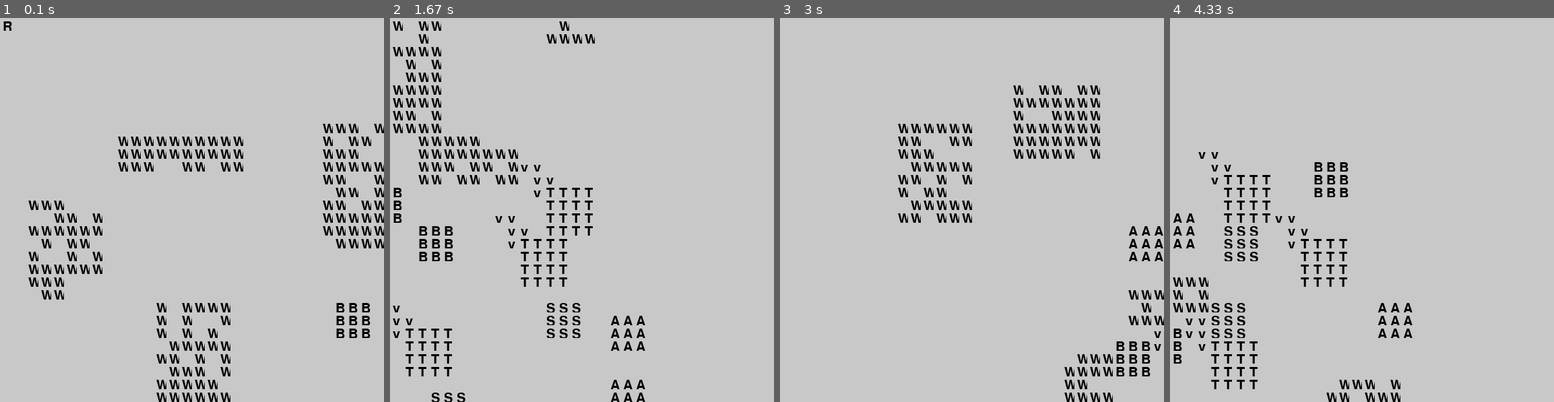
Above: before the commit, frames 1-4 (left to right).
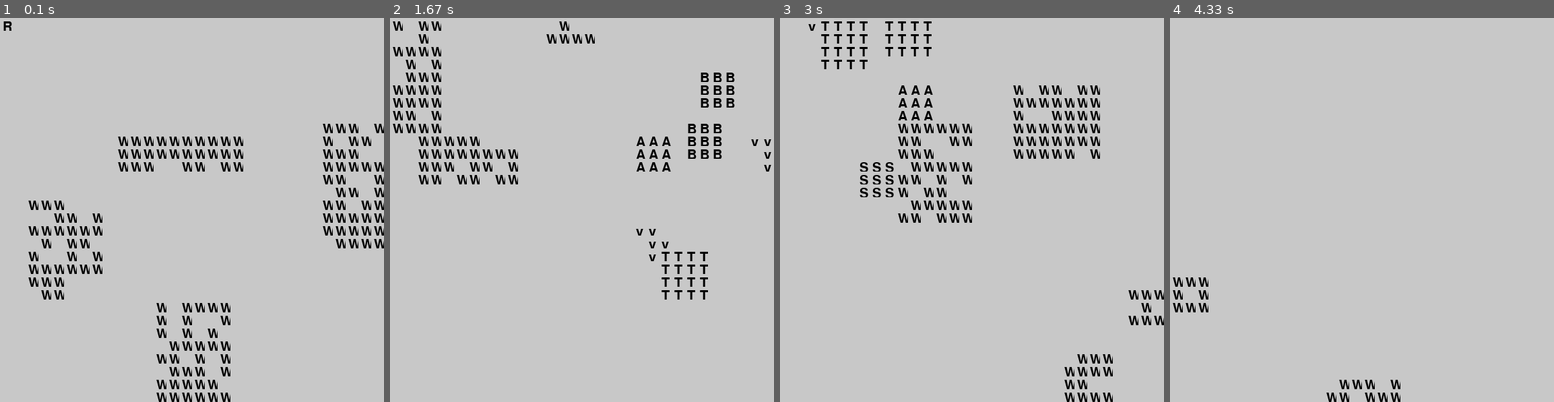
Above: after the commit, the same moments.

Repository: vstadle/AIge-of-EmpAIres
Game: pygame game, started from src/main.py
Same seed, same stepped clock (60 frames per second), same inputs: the game is played once before the commit and once after it.
Inputs:
- Up to frame 1 (0.1 s): no input
- Up to frame 2 (1.67 s): hold D 0.33-0.8 s; hold D 0.83-1.3 s; hold S 1.33-1.63 s
- Up to frame 3 (3 s): hold D 1.67-2.3 s; hold S 2.33-2.7 s; hold D from 2.73 s (still down)
- Up to frame 4 (4.33 s): release D at 3.2 s; hold D 3.23-3.7 s; tap Z at 3.3, 3.6, 3.8, 4.13 s; hold S 3.73-4.03 s; hold D from 4.07 s (still down)

The runs differ from the first frame. In frame 1, 0.4% of the frame differs, in the area x 87-97%, y 74-84%; in frame 2, 4.6%, in the area x 0-100%, y 14-100%; in frame 3, 2.1%; in frame 4, 3.1%.

Commit message:
[STADLER] Fix bug ajout des buildings et unités en passant par le controller et non par le model

Diff:
--- a/src/controller/ControllerMap.py
+++ b/src/controller/ControllerMap.py
@@ -40,7 +40,7 @@
 
         cpt = 0
         for i in position:
-            self.map.addBuilding(TownCenter(), int(i[0]), int(i[1]))
+            self.map.addBuilding(TownCenter(), int(i[0]), int(i[1]), lstPlayers[cpt])
             lstPlayers[cpt].addBuildingInitialize(TownCenter(), int(i[0]), int(i[1]))
             cpt += 1
 
--- a/src/controller/ControllerPlayer.py
+++ b/src/controller/ControllerPlayer.py
@@ -203,7 +203,7 @@
 
     def addBuildingInitialize(self, building, x, y):
         self.player.addBuilding(building)
-        self.cmap.map.addBuilding(building, x, y)
+        self.cmap.map.addBuilding(building, x, y, self)
         building.setX(x)
         building.setY(y)
 
@@ -222,7 +222,7 @@
                 if is_free:
                     print(building, " add to building queue")
                     self.player.removeResourcesForBuilding(building)
-                    self.player.getBuildingQueue().append({"building": building, "player": self.player, "start_time": time.time(), "x": x, "y": y})
+                    self.player.getBuildingQueue().append({"building": building, "player": self, "start_time": time.time(), "x": x, "y": y})
 
     def update_building(self):
         current_time = time.time()
@@ -250,7 +250,7 @@
 
                 if(is_free):
                     self.player.addBuilding(building)
-                    self.cmap.map.addBuilding(building, x, y)
+                    self.cmap.map.addBuilding(building, x, y, player)
                     building.setX(x)
                     building.setY(y)
                     self.player.getBuildingQueue().remove(item)
@@ -273,7 +273,7 @@
                     if abs(dx) == layer or abs(dy) == layer:
                         nx, ny = x + dx, y + dy
                         if self.cmap.map.is_free(nx,ny):
-                            self.cmap.map.addUnits(unit, nx, ny)
+                            self.cmap.map.addUnits(unit, nx, ny, self)
                             self.player.addUnit(unit)
                             placed = True
                             break
@@ -282,10 +282,10 @@
             if not placed:
                 layer += 1
 
-    def addUnit(self,unit, player, building):
+    def addUnit(self,unit, cplayer, building):
         start_time = time.time()
         print(unit, " add to training queue")
-        self.player.getTrainingQueue().append({"unit": unit, "player": player, "start_time": start_time, "building": building})
+        self.player.getTrainingQueue().append({"unit": unit, "player": cplayer, "start_time": start_time, "building": building})
 
     def update_training(self):
         current_time = time.time()
@@ -311,7 +311,7 @@
                             if abs(dx) == layer or abs(dy) == layer:
                                 nx, ny = x + dx, y + dy
                                 if self.cmap.map.is_free(nx,ny):
-                                    self.cmap.map.addUnits(unit, nx, ny)
+                                    self.cmap.map.addUnits(unit, nx, ny, player)
                                     self.player.addUnit(unit)
                                     placed = True
                                     print(unit , " is placed")
@@ -328,25 +328,23 @@
         villager = Villager()
         if self.player.canAffordUnit(villager):
             self.player.removeResourcesForUnit(villager)
-            self.addUnit(villager, self.player, building)
+            self.addUnit(villager, self, building)
             return 0
         return -1
 
     def trainArcher(self, building):
         archer = Archer()
         if self.player.canAffordUnit(archer):
-            self.addUnit(archer)
+            self.addUnit(archer, self, building)
             self.player.removeResourcesForUnit(archer)
-            self.cmap.addUnits(archer, self, building)
             return 0
         return -1
 
     def trainHorseman(self, building):
         horseman = Horseman()
         if self.player.canAffordUnit(horseman):
-            self.addUnit(horseman)
+            self.addUnit(horseman,self, building)
             self.player.removeResourcesForUnit(horseman)
-            self.cmap.addUnits(horseman, self, building)
             return 0
         else:
             return -1
@@ -354,9 +352,8 @@
     def trainSwordsman(self, building):
         swordsman = Swordsman()
         if self.player.canAffordUnit(swordsman):
-            self.addUnit(swordsman)
+            self.addUnit(swordsman, self, building)
             self.player.removeResourcesForUnit(swordsman)
-            self.cmap.addUnits(swordsman, self, building)
             return 0
         else:
             return -1
--- a/src/controller/UIHandler.py
+++ b/src/controller/UIHandler.py
@@ -17,7 +17,7 @@
 
         self.controllerMap.genRessources(MapType.CENTER_RESOURCES)
 
-        self.initialize("Marines", 4)
+        self.initialize("Marines", 3)
 
         self.controllerMap.setLstPlayers(self.lstPlayers)
         # Génération des ressources de la Map
@@ -62,5 +62,10 @@
 
             self.lstPlayers[0].addBuilding(Farm(), 10, 10)
 
+            self.lstPlayers[0].trainArcher(self.lstPlayers[0].getPlayer().getBuildings()[7])
+            self.lstPlayers[0].trainHorseman(self.lstPlayers[0].getPlayer().getBuildings()[6])
+            self.lstPlayers[0].trainVillager(self.lstPlayers[0].getPlayer().getBuildings()[0])
+            self.lstPlayers[0].trainSwordsman(self.lstPlayers[0].getPlayer().getBuildings()[4])
+
     def start(self):
         self.controllerMap.run()
--- a/src/model/Map.py
+++ b/src/model/Map.py
@@ -33,6 +33,8 @@
         #Liste des joueurs
         self.players = []
 
+        #Listes des couleurs
+        self.lstColor= [[None for x in range(120)] for y in range(120)]
 
         self.map = [[" " for x in range(120)] for y in range(120)]
         self.map[0][0] = 'R'
@@ -103,7 +105,7 @@
         self.mapRessources[x][y] = Ressources
         self.map[x][y] = Ressources.letter
 
-    def addBuilding(self, building, x, y):
+    def addBuilding(self, building, x, y, cplayer):
         building.setX(x)
         building.setY(y)
         cpt = 0
@@ -112,11 +114,14 @@
             for j in range(building.sizeMap):
                 self.mapBuildings[x + i][y + j] = building
                 self.map[x + i][y + j] = building.letter
+                print(cplayer)
+                self.lstColor[x + i][y + j] = cplayer.getPlayer().getColor()
 
 
-    def addUnits(self, units, x, y):
+    def addUnits(self, units, x, y, cplayer):
         self.mapUnits[x][y] = units
         self.map[x][y] = units.letter
+        self.lstColor[x][y] = cplayer.getPlayer().getColor()
 
     def generateForest(self):
         max_percentage_wood = 0.1
--- a/src/model/Player.py
+++ b/src/model/Player.py
@@ -1,7 +1,26 @@
 
 from model.TownCenter import TownCenter
 
+class Color():
+    WHITE = (255, 255, 255)
+    BLACK = (0, 0, 0)
+    GRAY = (200, 200, 200)
+    GREEN = (0, 255, 0)
+    BLUE = (0, 0, 255)
+    RED = (255, 0, 0)
+    YELLOW = (255, 255, 0)
+    PURPLE = (255, 0, 255)
+    ORANGE = (255, 165, 0)
+    CYAN = (0, 255, 255)
+    PINK = (255, 192, 203)
+    BROWN = (165, 42, 42)
+    GREY = (128, 128, 128)
+
 class Player():
+
+    cptPlayer = 0
+
+    lstColor = [Color.GREEN, Color.BLUE, Color.RED]
 
     def __init__(self, name, f, w, g):
         self.name = name
@@ -12,6 +31,9 @@
         self.gold = g
         self.training_queue = []
         self.buildings_queue = []
+        self.id = Player.cptPlayer
+        Player.cptPlayer += 1
+        self.color = Player.lstColor[self.id]
 
     def addUnit(self, unit):
         self.units.append(unit)
@@ -68,3 +90,6 @@
 
     def getBuildingQueue(self):
         return self.buildings_queue
+
+    def getColor(self):
+        return self.color
